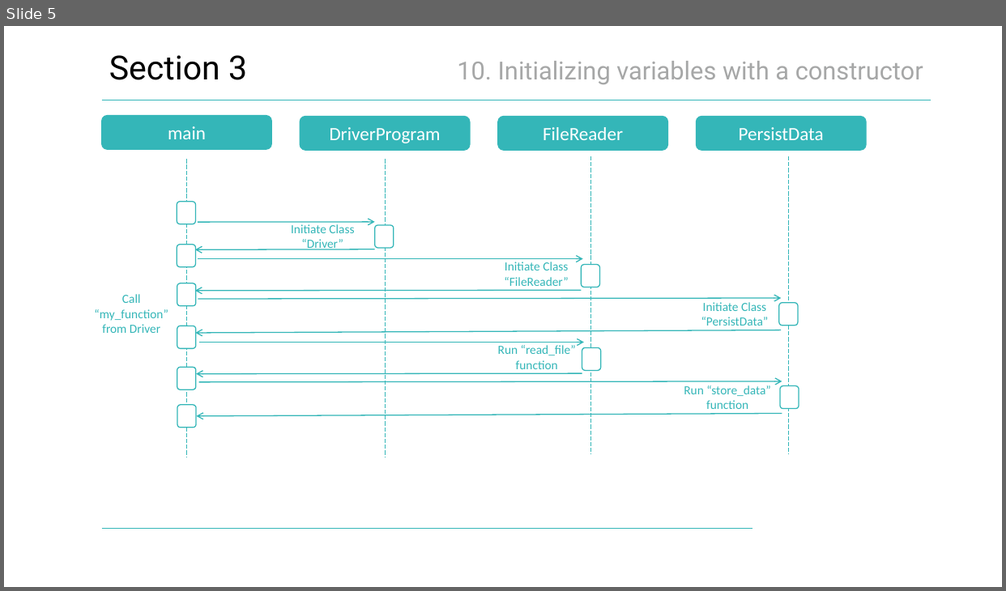
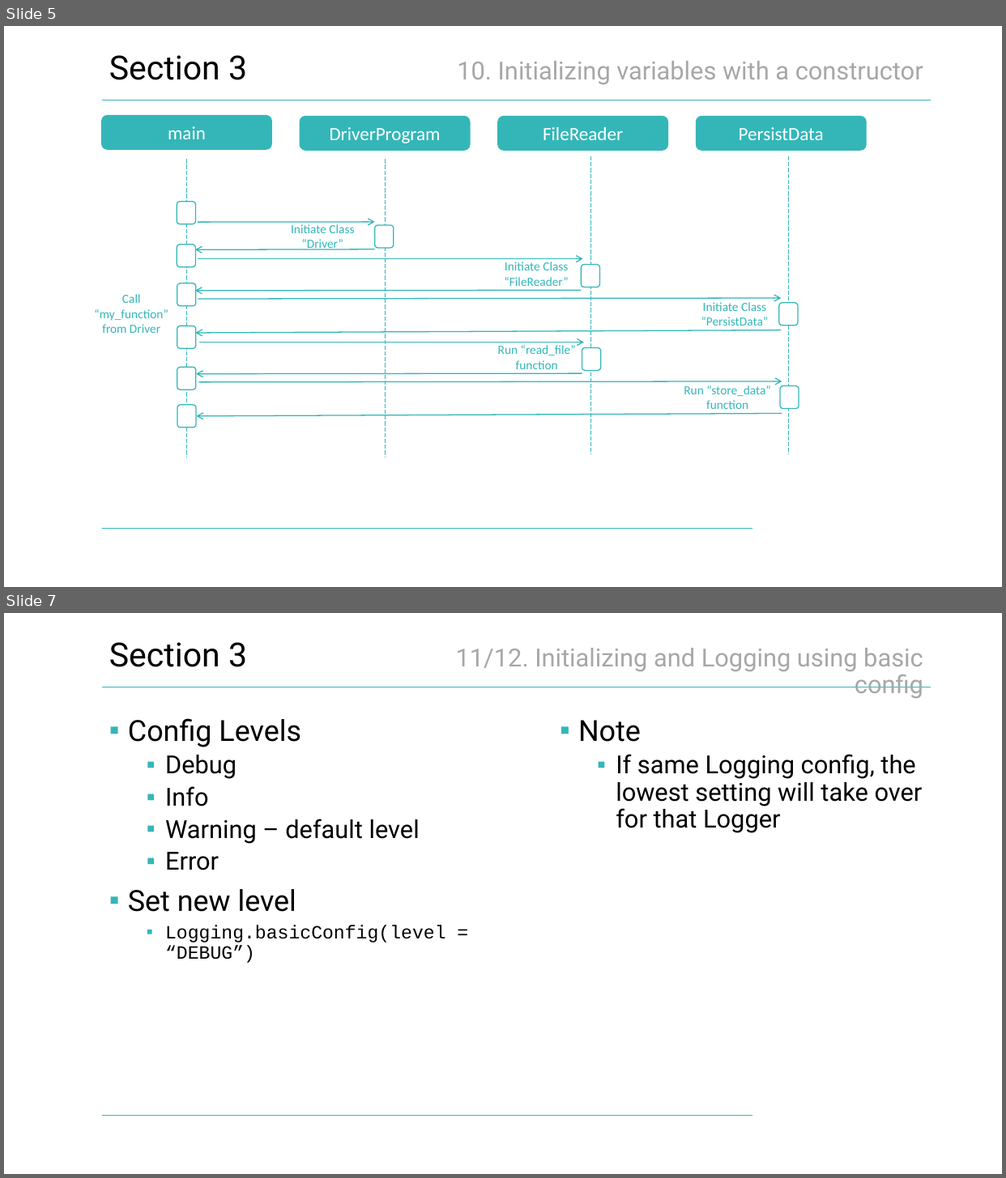
Before and after one commit to etzimopoulos/python-coding-framework, a slide deck: python-coding-framework-diagrams-and-documentation.pptx. Shown one above the other, each under a label of ours: slide 5 before the commit, slides 5 and 7 after it; the slides between them are not shown. The pictures are 1006x591 and 1006x1178 pixels, drawn with LibreOffice and Linux fonts; fonts in the diff are those of the drawing; background and template pictures are left out. Boxes give left, top, right and bottom in pixels: in the first picture for what was removed or moved away, otherwise in the second. Text is boxed around its words. In the diff, an @@ line names an element or a change of style, - is before the commit and + after.

Commit message:
Completed Section 13, updated daily log with learnings and also updated documentation in powerpoint

```diff
--- a/python-coding-framework-diagrams-and-documentation.pptx
+++ b/python-coding-framework-diagrams-and-documentation.pptx
@@ slide 7 added at (4, 613, 1002, 1174), background #FFFFFF; not listed: 2 template elements that a slide beside it also shows @@
@@ title added at (109, 642, 247, 667), 32 pt, text #000000 @@
+Section 3
@@ text added at (456, 648, 923, 698), 24 pt, text #A6A7A7 @@
+11/12. Initializing and Logging using basic config
@@ text added at (128, 718, 446, 963), 24 pt, text #000000 @@
+▪ Config Levels
+  ▪ Debug
+  ▪ Info
+  ▪ Warning – default level
+  ▪ Error
+▪ Set new level
+  ▪ Logging.basicConfig(level = “DEBUG”)
@@ text added at (578, 720, 923, 833), 24 pt, text #000000 @@
+▪ Note
+  ▪ If same Logging config, the lowest setting will take over for that Logger
```
Also in this commit, not shown: 1 slide changed, 3 other slides added, 5 other files.
